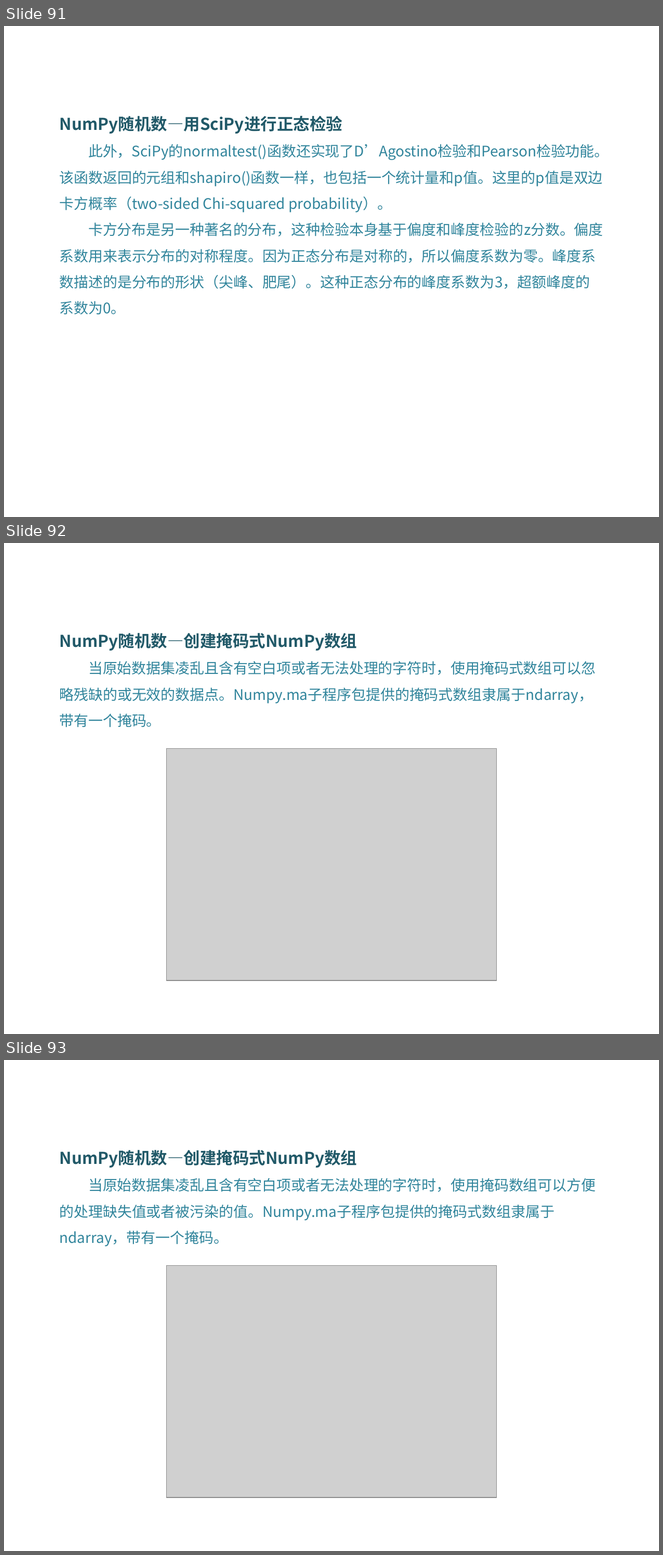
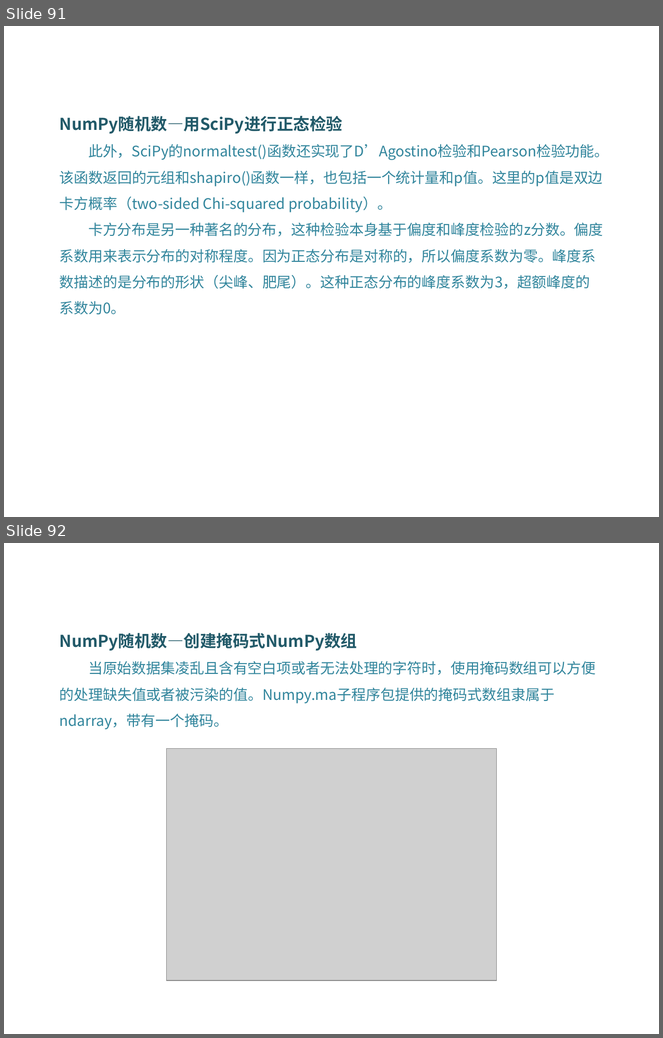
Before and after one commit to DataScienceCoding/Python-Data-Analysis, a slide deck: Python-Data-Analysis.pptx. Shown one above the other, each under a label of ours: slides 91, 92 and 93 before the commit, slides 91 and 92 after it. The pictures are 663x1555 and 663x1038 pixels, drawn with LibreOffice and Linux fonts; fonts in the diff are those of the drawing; grey boxes stand for pictures; background and template pictures are left out. Boxes give left, top, right and bottom in pixels: in the first picture for what was removed or moved away, otherwise in the second. Text is boxed around its words. In the diff, an @@ line names an element or a change of style, - is before the commit and + after.

```diff
--- a/Python-Data-Analysis.pptx
+++ b/Python-Data-Analysis.pptx
@@ slide 92 removed at [4, 543, 659, 1034], background picture (left out) @@
@@ text removed at [60, 633, 596, 728] @@
-NumPy随机数—创建掩码式NumPy数组
-当原始数据集凌乱且含有空白项或者无法处理的字符时，使用掩码式数组可以忽略残缺的或无效的数据点。Numpy.ma子程序包提供的掩码式数组隶属于ndarray，带有一个掩码。
@@ picture removed at [166, 749, 497, 981] @@
@@ what was slide 93 is now slide 92 @@
```
Also in this commit, not shown: 1 slide changed, 1 other file.
